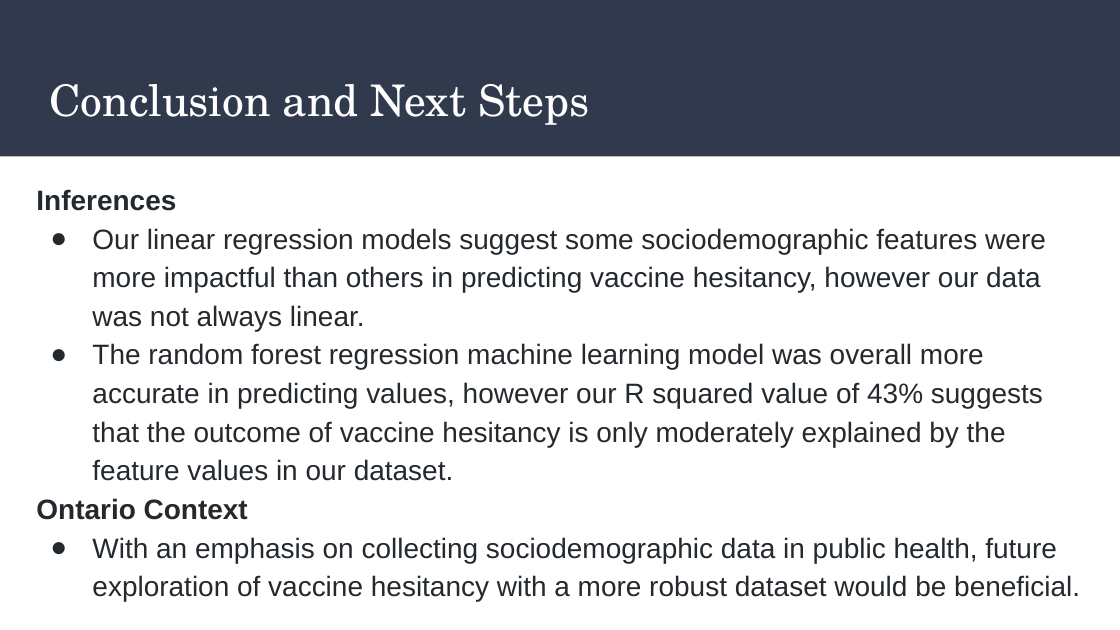
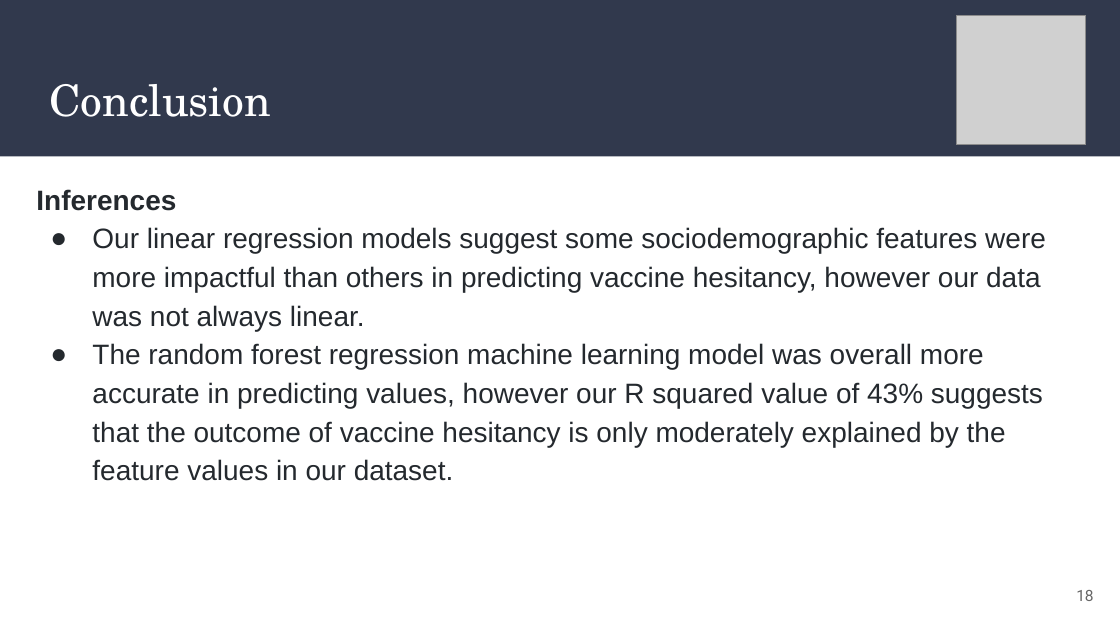
Before and after one commit to AaraniSivasekaram/Predictive_Modelling_Project, a slide deck: slide 18 of Vaccine Hesitancy Presentation.pptx (slide 13 before the commit). Drawn at 1120x630 pixels with LibreOffice and Linux fonts; fonts in the diff are those of the drawing; grey boxes stand for pictures. Boxes give left, top, right and bottom in pixels: in the first picture for what was removed or moved away, otherwise in the second. Text is boxed around its words. In the diff, an @@ line names an element or a change of style, - is before the commit and + after.

```diff
--- a/Vaccine Hesitancy Presentation.pptx
+++ b/Vaccine Hesitancy Presentation.pptx
@@ picture added at (x1=956, y1=16, x2=1086, y2=146) @@
@@ title at (x1=49, y1=84, x2=270, y2=117): text changed @@
-Conclusion and Next Steps
+Conclusion
@@ text at (x1=36, y1=498, x2=1080, y2=601): paragraphs removed @@
-Ontario Context
-● With an emphasis on collecting sociodemographic data in public health, future exploration of vaccine hesitancy with a more robust dataset would be beneficial.
@@ page number added at (x1=1076, y1=590, x2=1093, y2=601), 10 pt, text #666666 @@
+18
```
Also in this commit, not shown: 11 other slides changed, 7 slides added, 1 slide removed.
